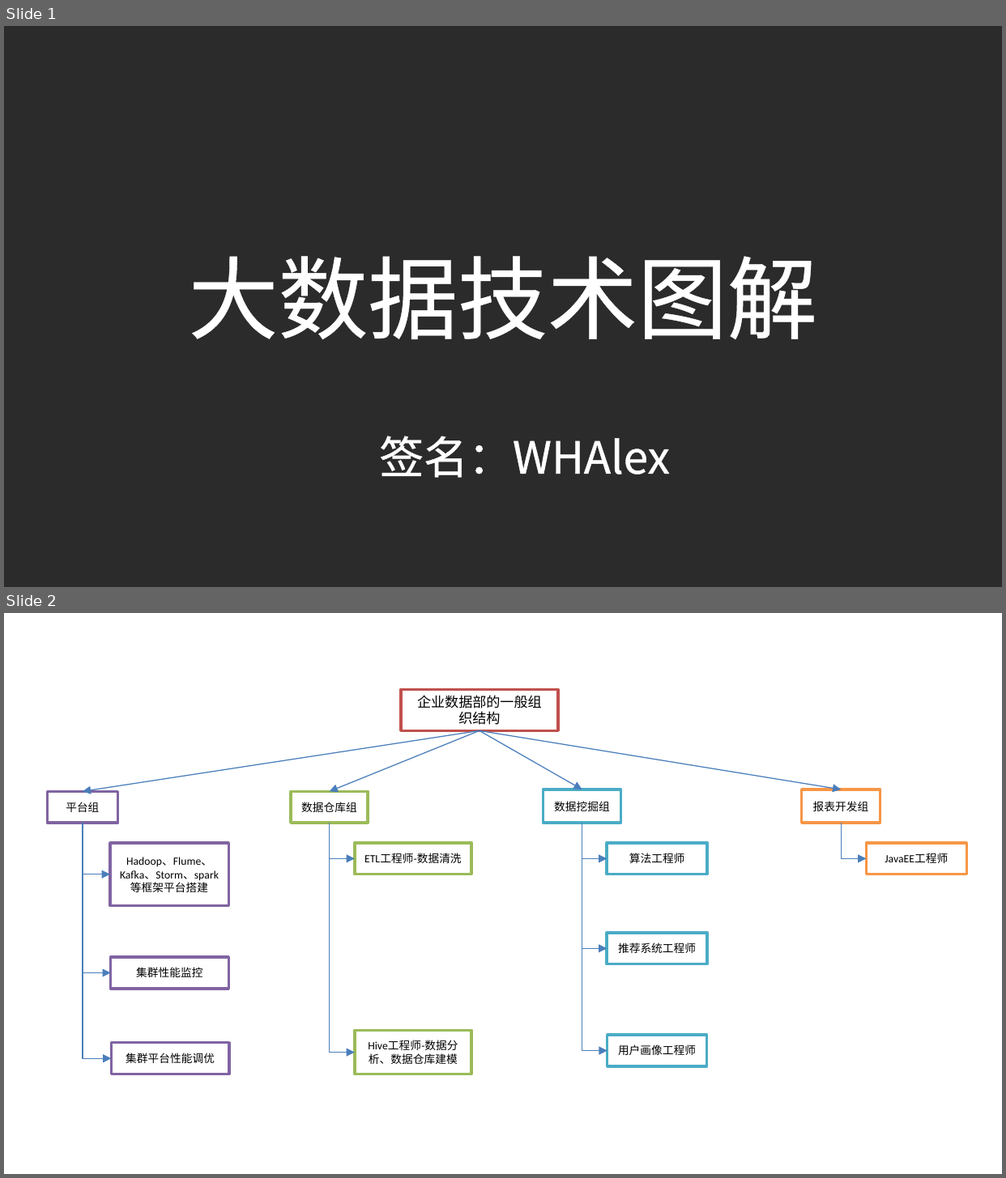
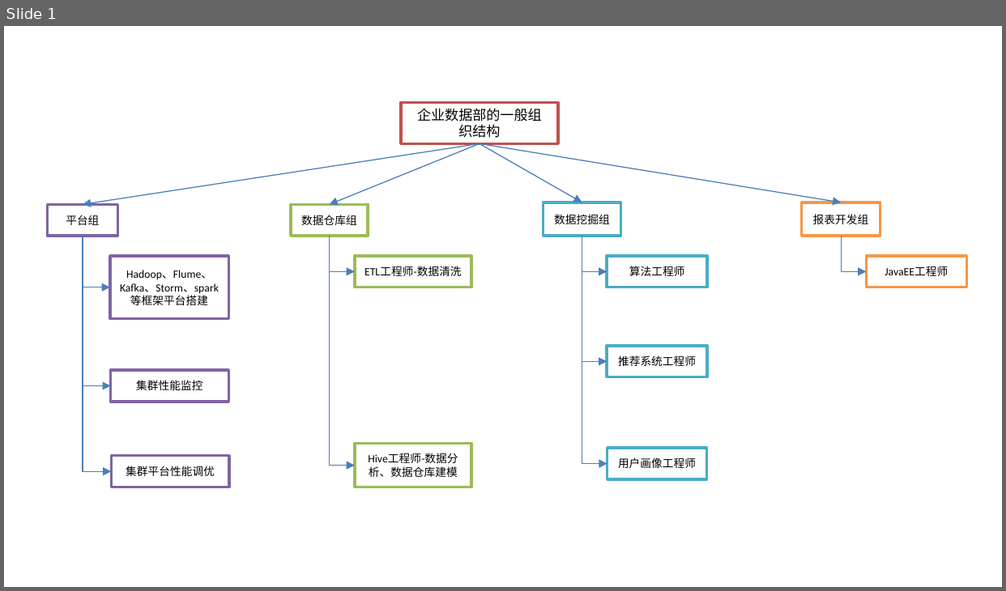
Before and after one commit to bbzhanshi999/teachingNote, a slide deck: hadoop/ppt/hadoop.pptx. Shown one above the other, each under a label of ours: slides 1 and 2 before the commit, slide 1 after it. The pictures are 1006x1178 and 1006x591 pixels, drawn with LibreOffice and Linux fonts; fonts in the diff are those of the drawing; background and template pictures are left out; a plain dark background stands for a picture behind light text. Boxes give left, top, right and bottom in pixels: in the first picture for what was removed or moved away, otherwise in the second. Text is boxed around its words. In the diff, an @@ line names an element or a change of style, - is before the commit and + after.

```diff
--- a/hadoop/ppt/hadoop.pptx
+++ b/hadoop/ppt/hadoop.pptx
@@ slide 1 removed at bbox=[4, 26, 1002, 587], background picture (left out) @@
@@ title removed at bbox=[189, 256, 817, 339] @@
-大数据技术图解
@@ subtitle removed at bbox=[379, 436, 669, 478] @@
-签名：WHAlex
@@ what was slide 2 is now slide 1 @@
```
Also in this commit, not shown: 2 slides changed, 4 slides added, 4 other files.
